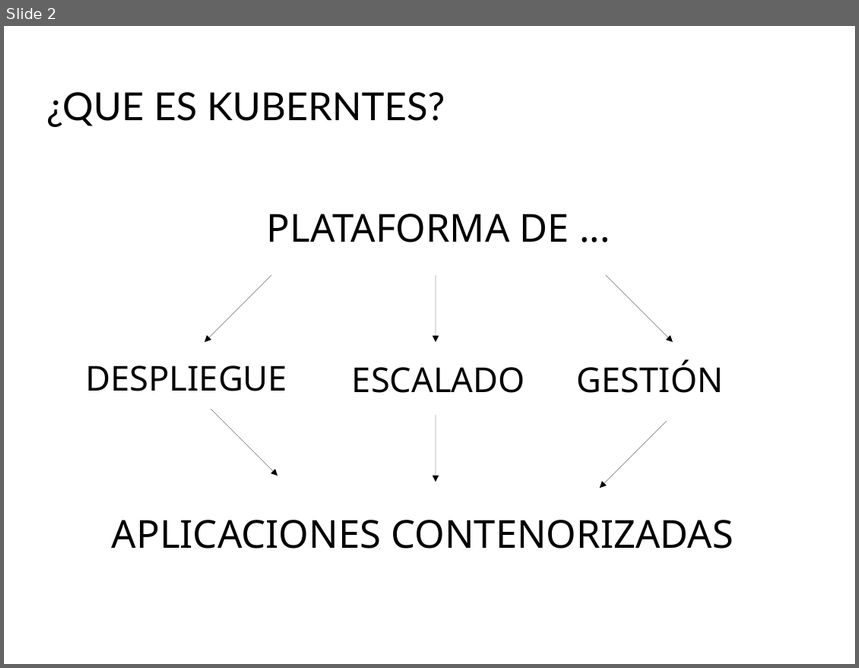
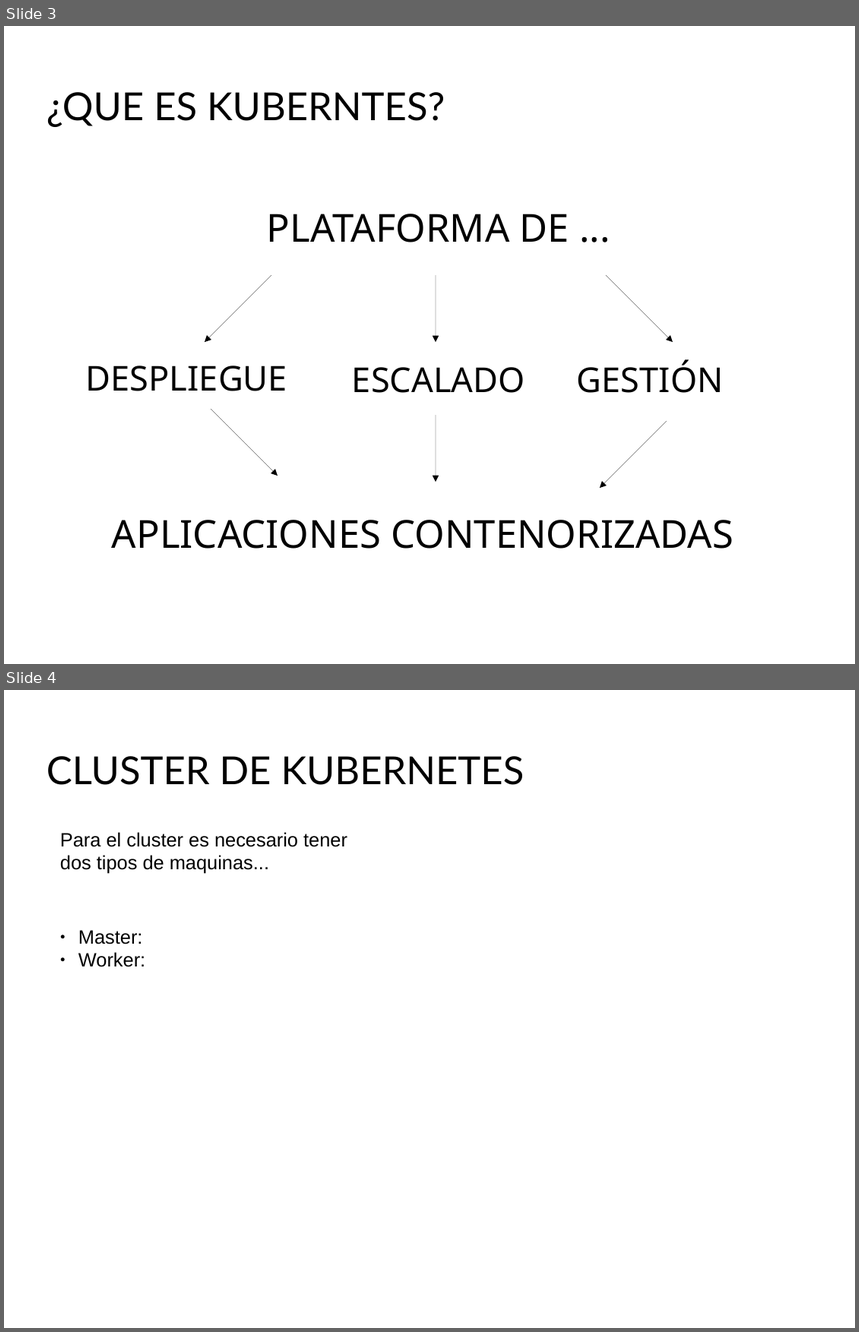
Before and after one commit to Juanjosegongora/kubernetes, a slide deck: proyecto_kubernetes.odp. Shown one above the other, each under a label of ours: slide 2 before the commit, slides 3 and 4 after it. The pictures are 859x668 and 859x1332 pixels, drawn with LibreOffice and Linux fonts; fonts in the diff are those of the drawing; background and template pictures are left out. Boxes give left, top, right and bottom in pixels: in the first picture for what was removed or moved away, otherwise in the second. Text is boxed around its words. In the diff, an @@ line names an element or a change of style, - is before the commit and + after.

```diff
--- a/proyecto_kubernetes.odp
+++ b/proyecto_kubernetes.odp
@@ slide 4 added at <box>4,690,855,1328</box>, background picture (left out) @@
@@ title added at <box>47,756,525,785</box>, 36 pt, text #000000 @@
+CLUSTER DE KUBERNETES
@@ text added at <box>60,832,348,874</box>, 18 pt, text #000000 @@
+Para el cluster es necesario tener dos tipos de maquinas...
@@ text added at <box>78,930,145,967</box>, 18 pt, text #000000 @@
+● Master:
+● Worker:
@@ what was slide 2 is now slide 3 @@
```
Also in this commit, not shown: 1 slide changed, 1 other slide added, 1 slide removed.
